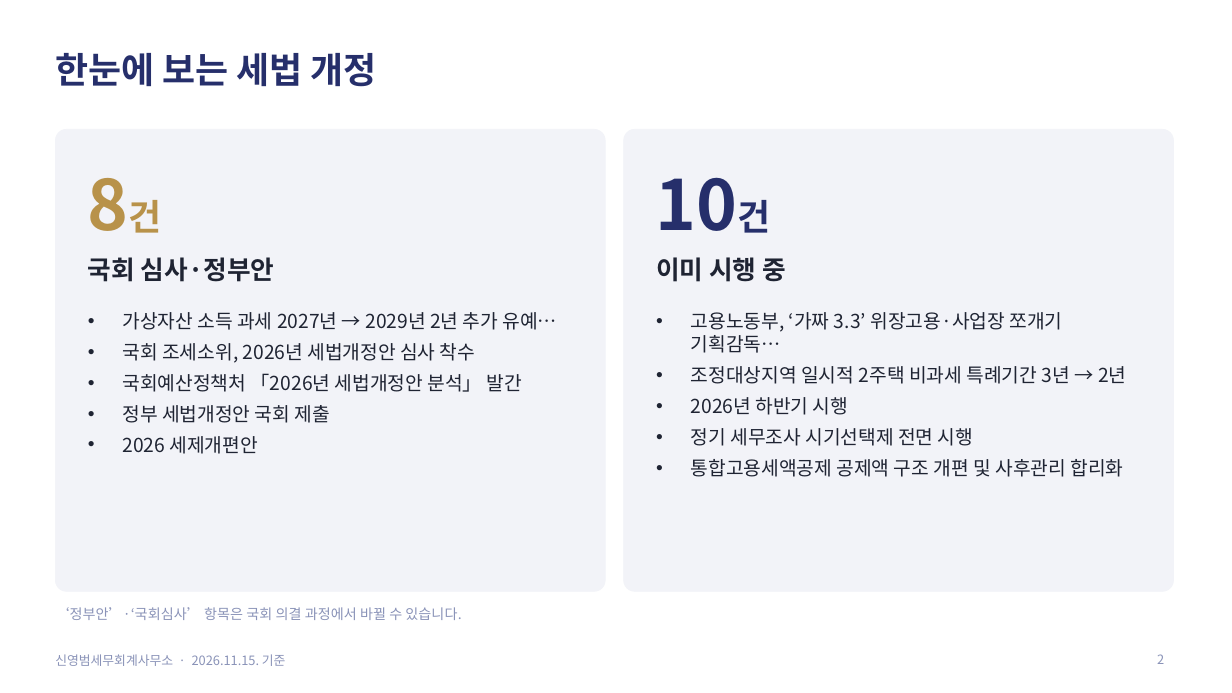
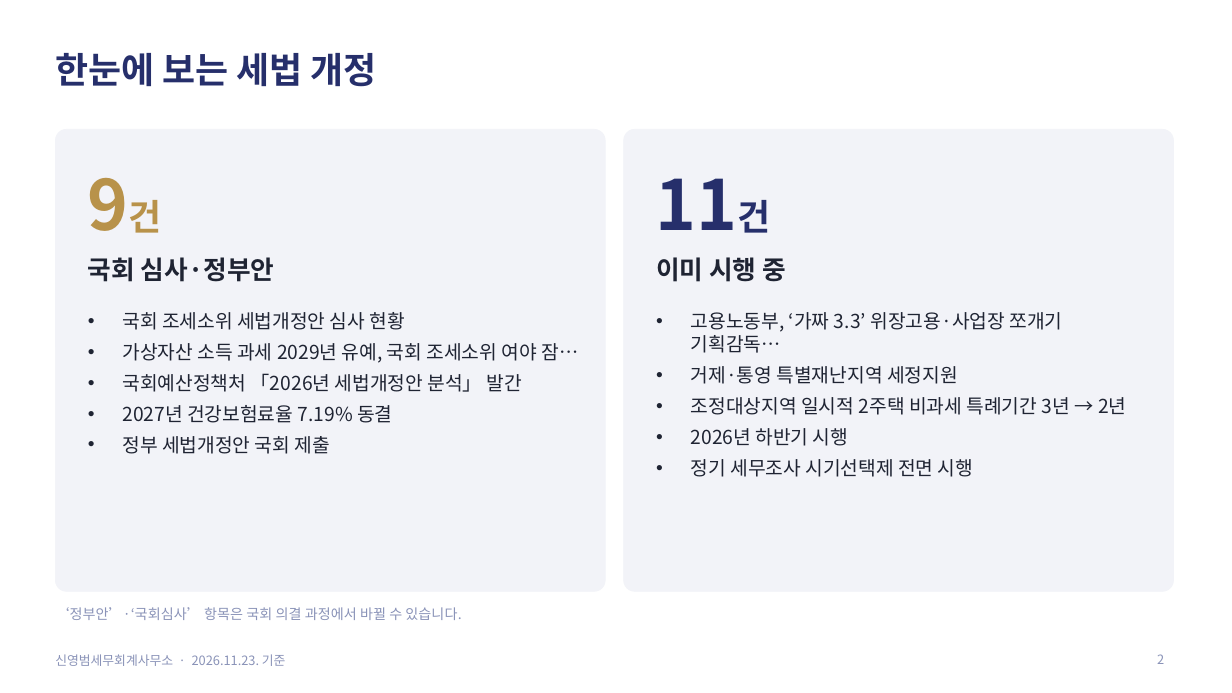
Before and after one commit to ctasyb-design/ctasyb-design.github.io, a slide deck: slide 2 of files/tax-law-update.pptx. Drawn at 1232x693 pixels with LibreOffice and Linux fonts; fonts in the diff are those of the drawing. Boxes give left, top, right and bottom in pixels: in the first picture for what was removed or moved away, otherwise in the second. Text is boxed around its words. In the diff, an @@ line names an element or a change of style, - is before the commit and + after.

```diff
--- a/files/tax-law-update.pptx
+++ b/files/tax-law-update.pptx
@@ text at (88, 152, 310, 245): text changed @@
-8건
+9건
@@ text at (656, 152, 878, 245): text changed @@
-10건
+11건
@@ text at (122, 312, 578, 363): text changed @@
-• 가상자산 소득 과세 2027년 → 2029년 2년 추가 유예…
-• 국회 조세소위, 2026년 세법개정안 심사 착수
+• 국회 조세소위 세법개정안 심사 현황
+• 가상자산 소득 과세 2029년 유예, 국회 조세소위 여야 잠…
@@ text at (691, 366, 958, 384): paragraph added @@
+• 거제·통영 특별재난지역 세정지원
@@ text at (122, 405, 392, 423): paragraph added @@
+• 2027년 건강보험료율 7.19% 동결
@@ text at (122, 436, 257, 454): paragraph removed @@
-• 2026 세제개편안
@@ text at (691, 459, 1123, 477): paragraph removed @@
-• 통합고용세액공제 공제액 구조 개편 및 사후관리 합리화
@@ text at (55, 654, 286, 666): text changed @@
-신영범세무회계사무소 · 2026.11.15. 기준
+신영범세무회계사무소 · 2026.11.23. 기준
```
Also in this commit, not shown: 24 other slides changed, 2 slides added.
